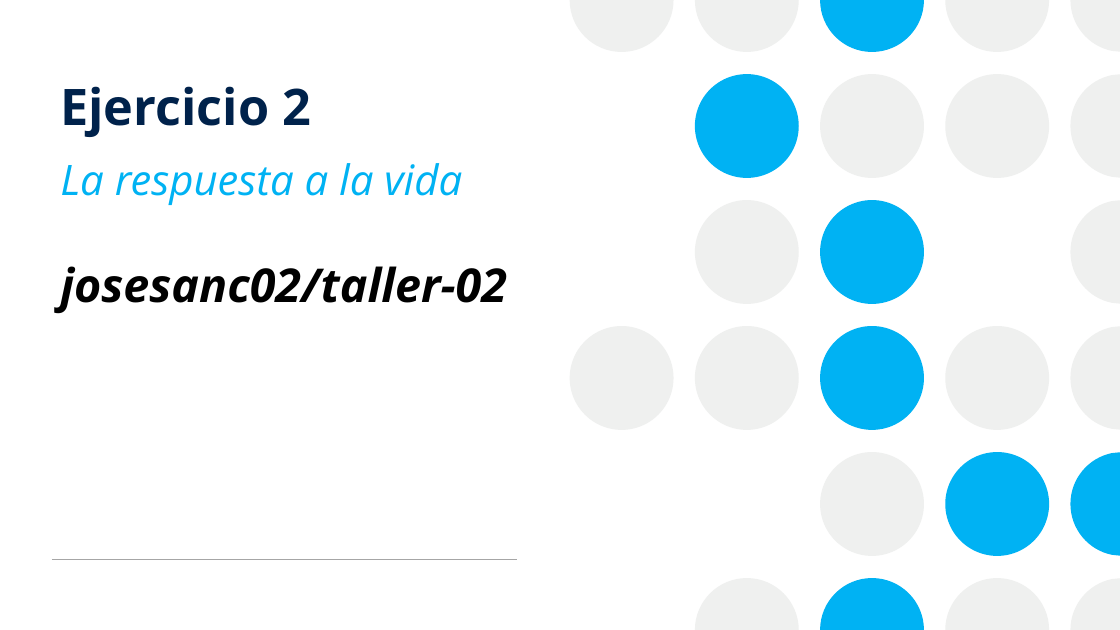
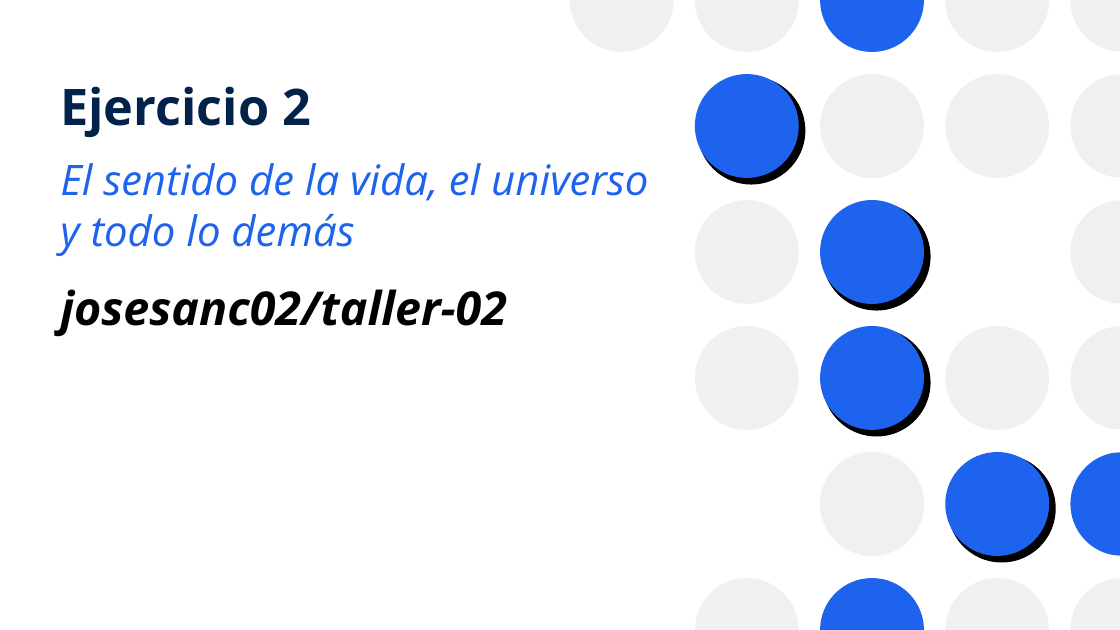
Before and after one commit to josanri/docker-workshop, a slide deck: slide 30 of Introducción a Docker.pptx (slide 29 before the commit). Drawn at 1120x630 pixels with LibreOffice and Linux fonts; fonts in the diff are those of the drawing. Boxes give left, top, right and bottom in pixels: in the first picture for what was removed or moved away, otherwise in the second. Text is boxed around its words. In the diff, an @@ line names an element or a change of style, - is before the commit and + after.

Commit message:
Updated design of presentation

```diff
--- a/Introducción a Docker.pptx
+++ b/Introducción a Docker.pptx
@@ subtitle at (x1=60, y1=163, x2=648, y2=256): text changed; text colour #00B2F3 to #1D63ED @@
-La respuesta a la vida
+El sentido de la vida, el universo y todo lo demás
@@ text "josesanc02/taller-02" moved from (x1=60, y1=266, x2=507, y2=313) to (x1=60, y1=289, x2=507, y2=336) @@
@@ ellipse removed at (x1=570, y1=326, x2=674, y2=430) @@
@@ fill #00B2F3 to #1D63ED; shadow on in 4 elements at (x1=695, y1=74, x2=799, y2=178), (x1=820, y1=326, x2=924, y2=430), (x1=820, y1=200, x2=924, y2=304), (x1=945, y1=452, x2=1049, y2=556) @@
@@ fill #00B2F3 to #1D63ED in 3 elements at (x1=820, y1=578, x2=924, y2=630), (x1=820, y1=0, x2=924, y2=52), (x1=1070, y1=452, x2=1120, y2=555) @@
@@ line removed from (52, 560) to (518, 560) @@
```
Also in this commit, not shown: 74 other slides changed, 9 slides added, 8 slides removed, 1 other file.
